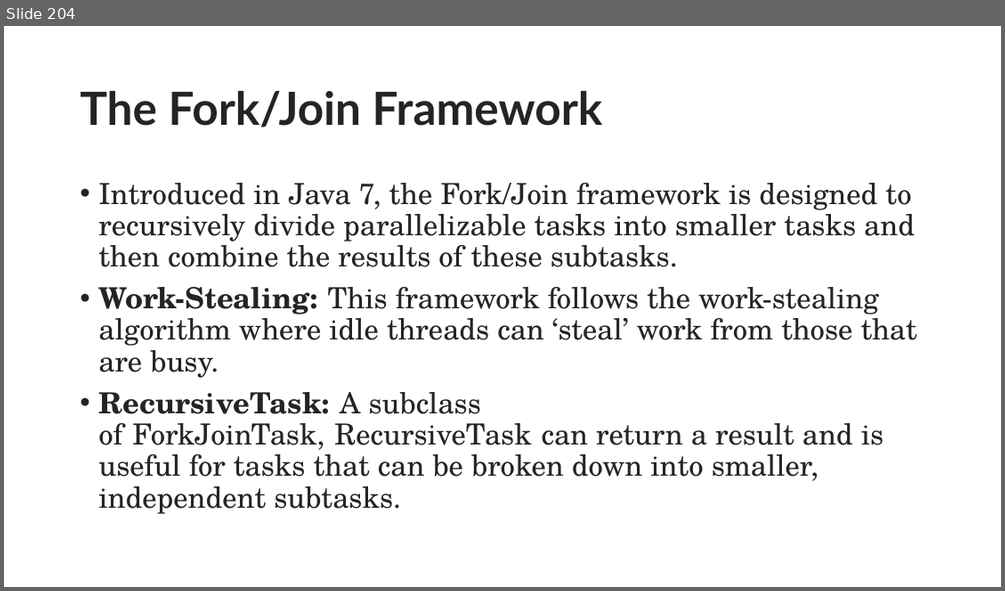
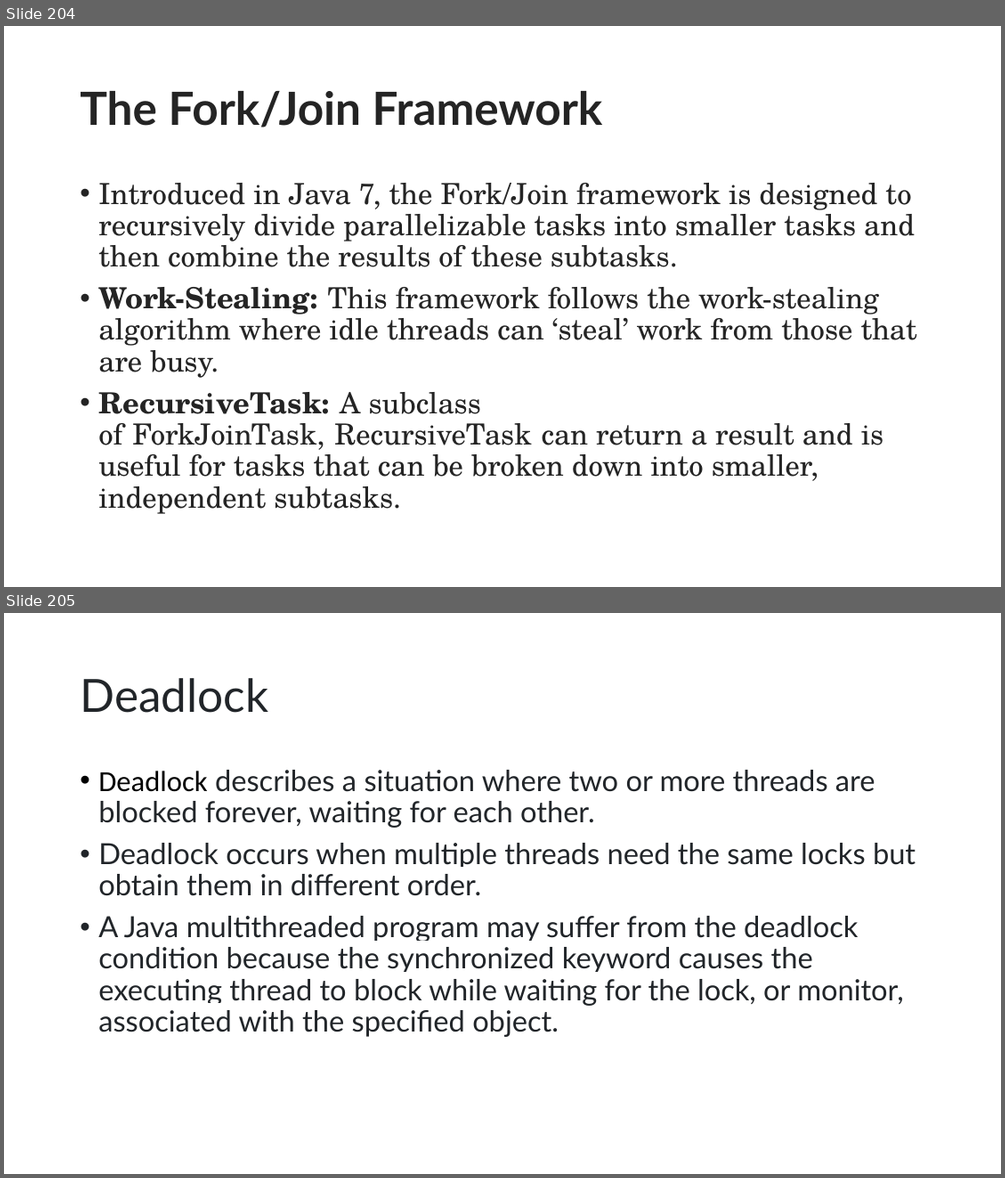
Before and after one commit to maddireddy/Core-Java, a slide deck: Notes/Core_Java.pptx. Shown one above the other, each under a label of ours: slide 204 before the commit, slides 204 and 205 after it. The pictures are 1005x591 and 1005x1178 pixels, drawn with LibreOffice and Linux fonts; fonts in the diff are those of the drawing. Boxes give left, top, right and bottom in pixels: in the first picture for what was removed or moved away, otherwise in the second. Text is boxed around its words. In the diff, an @@ line names an element or a change of style, - is before the commit and + after.

Commit message:
Updated Thread Java Classes

```diff
--- a/Notes/Core_Java.pptx
+++ b/Notes/Core_Java.pptx
@@ slide 205 added at (4, 613, 1001, 1174), background #FFFFFF @@
@@ title added at (80, 678, 268, 713), 44 pt, text #212529 @@
+Deadlock
@@ text added at (98, 770, 915, 1037), 28 pt, text #212529 @@
+• Deadlock describes a situation where two or more threads are blocked forever, waiting for each other.
+• Deadlock occurs when multiple threads need the same locks but obtain them in different order.
+• A Java multithreaded program may suffer from the deadlock condition because the synchronized keyword causes the executing thread to block while waiting for the lock, or monitor, associated with the specified object.
```
Also in this commit, not shown: 4 other slides added, 5 other files.
